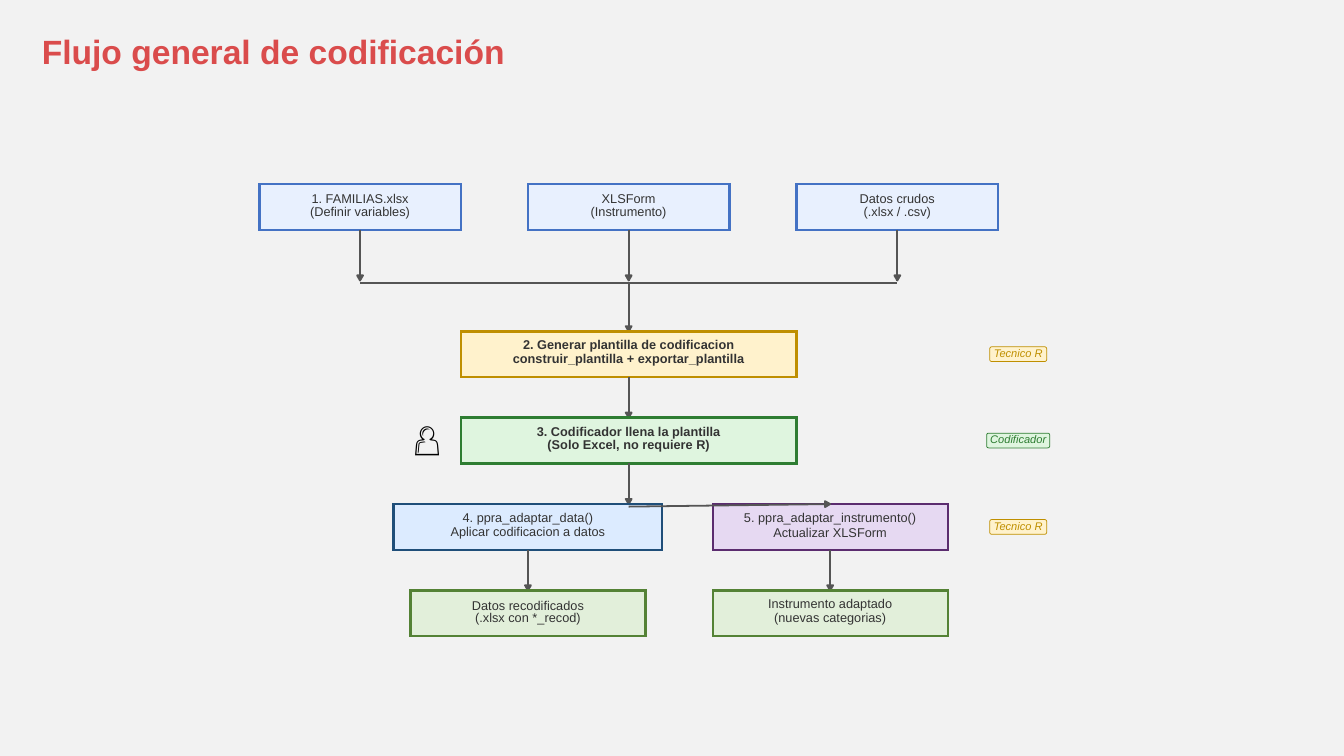
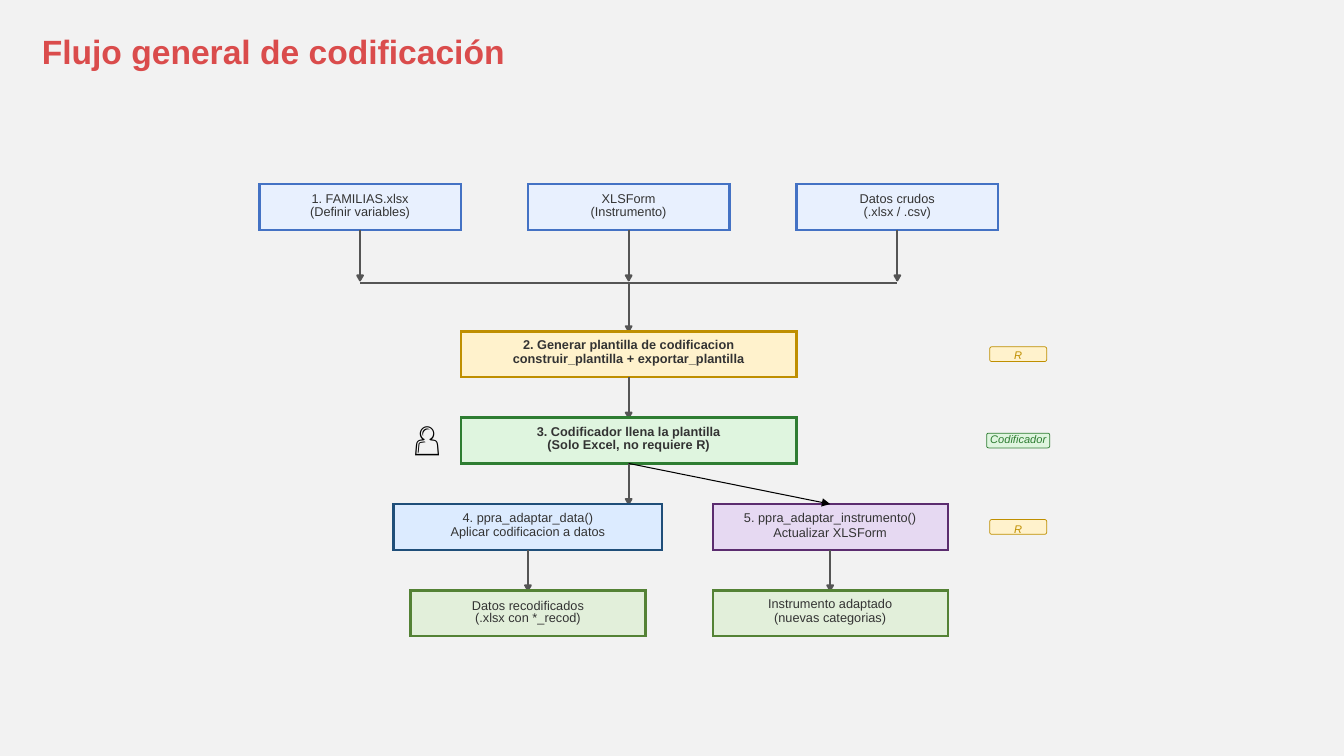
Before and after one commit to GonzaloAlmendariz/prosecnur, a slide deck: slide 3 of scripts/Manual_Codificacion_PPRA.pptx. Drawn at 1344x756 pixels with LibreOffice and Linux fonts; fonts in the diff are those of the drawing; background and template pictures are left out. Boxes give left, top, right and bottom in pixels: in the first picture for what was removed or moved away, otherwise in the second. Text is boxed around its words. In the diff, an @@ line names an element or a change of style, - is before the commit and + after.

```diff
--- a/scripts/Manual_Codificacion_PPRA.pptx
+++ b/scripts/Manual_Codificacion_PPRA.pptx
@@ text at [1014,351,1022,359]: text changed @@
-Tecnico R
+R
@@ arrow added from (629, 464) to (831, 504), #000000 0.75 pt @@
@@ freeform shape removed at [629,504,831,507] @@
@@ freeform shape removed at [825,501,830,507] @@
@@ text at [1014,525,1022,535]: text changed @@
-Tecnico R
+R
```
Also in this commit, not shown: 2 other slides changed, 12 other files.
